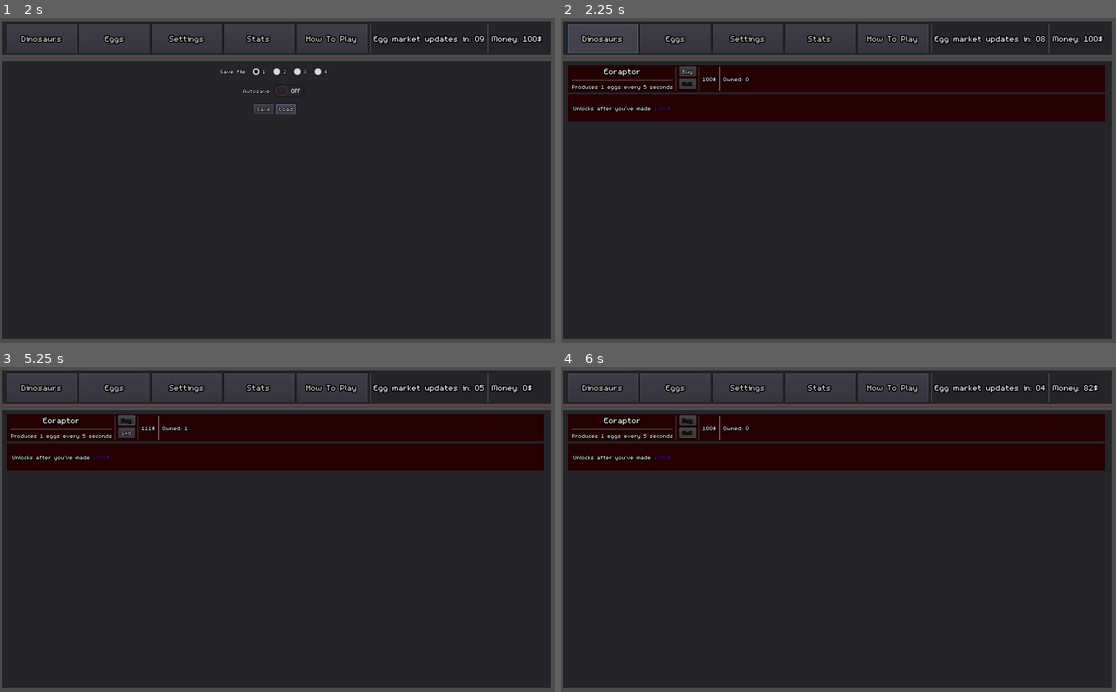
Above: before the commit, frames 1-4 (two rows, left to right).
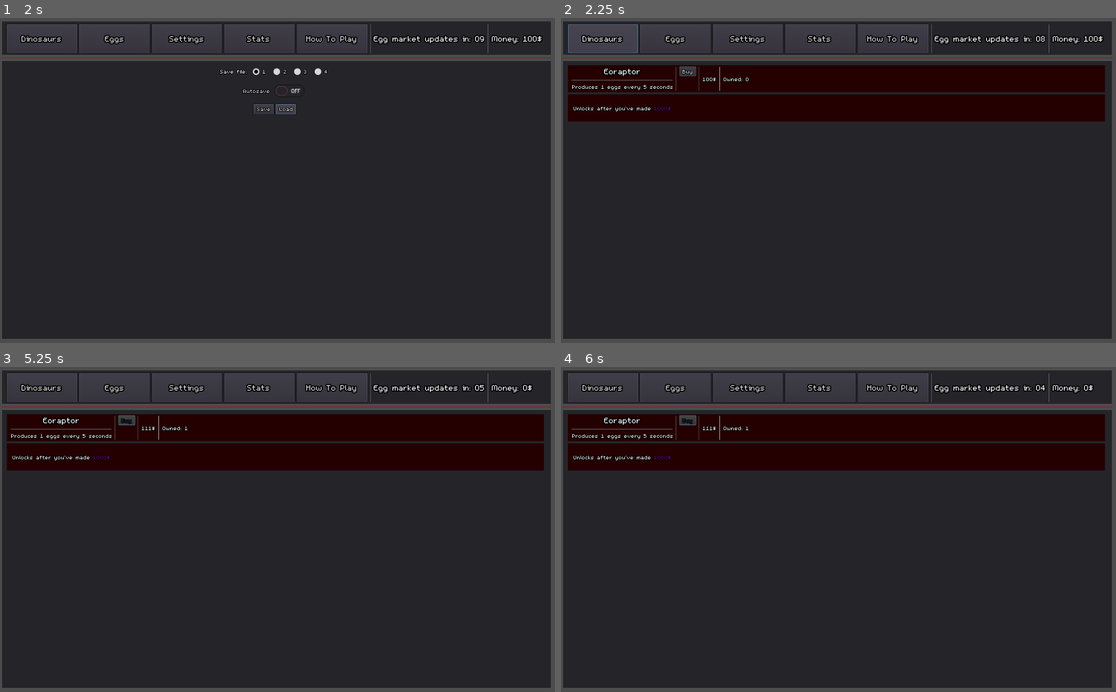
Above: after the commit, the same moments.

Repository: redaloe/dino-farmer
Game: Godot game, scene res://Main.tscn
The game is run twice, just before and just after one commit, with the same random seed, the same clock (stepped at 60 frames per second) and the same inputs.
Inputs (mouse positions are in pixels of both pictures, inside the frame that each line leads up to):
- Up to frame 1 (2 s): click "Save" at 0.5 s; click "Load" at 1.25 s
- Up to frame 2 (2.25 s): click "Dinosaurs" at 2 s
- Up to frame 3 (5.25 s): click "Eggs" at 2.75 s; click "Stats" at 3.5 s; click "Dinosaurs" at 4.25 s; click "Buy" at 5 s
- Up to frame 4 (6 s): click (688, 432) at 5.75 s, where only the run before the commit has a clickable "Sell"

Frame 1 is identical in both runs. In frame 2, less than 0.1% of the frame differs, in the area x 21-25%, y 18-22%; in frame 3, 0.1%; in frame 4, 0.2%, in the area x 21-97%, y 5-22%.

Commit message:
did some rebalancing and stuff. still not perfect but eh

Diff:
--- a/DinoPanel.tscn
+++ b/DinoPanel.tscn
@@ -97,6 +97,7 @@
 text = "Buy"
 
 [node name="Sell" type="Button" parent="Panel/HBoxContainer/VBoxContainer2"]
+visible = false
 margin_top = 23.0
 margin_right = 30.0
 margin_bottom = 42.0
--- a/Main.gd
+++ b/Main.gd
@@ -26,10 +26,12 @@
 	Game.money=r[starter_dino]["price"]
 	add_dino_button(starter_dino)
 	create_unknown_panel()
+	#load_game()
 
 
 # Called every frame. 'delta' is the elapsed time since the previous frame.
 func _process(_delta):
+
 	money_label.text="Money: "+visually_pleasing(floor(Game.money))
 	timer_label.text="Egg market updates in: %02d" % ($MarketTimer.time_left+1)
 	update_stats()
@@ -93,7 +95,7 @@
 	print(button)
 	if !(s.open("res://save%s.sav"%button, File.WRITE)):
 		var save_data=[Game.dinos,Game.eggs,Game.money,Game.market,Game.stats,Game.dino_prices]
-		print(save_data)
+		print("saving")
 		s.store_var(save_data)
 		s.close()
 	else:
@@ -104,7 +106,7 @@
 	var button=get_node("MainScreen/MarginContainer2/Panel/VBoxContainer/ScrollContainer/Settings/HBoxContainer2/1").group.get_pressed_button().name
 	if !(s.open("res://save%s.sav"%button, File.READ)):
 		var a=s.get_var()
-		print(a)
+		print("loading")
 		for dino in a[0]:
 			if !(dino in Game.dinos):
 				add_dino_button(dino)
--- a/Main.tscn
+++ b/Main.tscn
@@ -226,7 +226,9 @@
 margin_left = 52.0
 margin_right = 86.0
 margin_bottom = 24.0
+focus_mode = 0
 pressed = true
+enabled_focus_mode = 0
 group = SubResource( 5 )
 text = "1"
 
@@ -234,6 +236,8 @@
 margin_left = 90.0
 margin_right = 124.0
 margin_bottom = 24.0
+focus_mode = 0
+enabled_focus_mode = 0
 group = SubResource( 5 )
 text = "2"
 
@@ -241,6 +245,8 @@
 margin_left = 128.0
 margin_right = 162.0
 margin_bottom = 24.0
+focus_mode = 0
+enabled_focus_mode = 0
 group = SubResource( 5 )
 text = "3"
 
@@ -248,6 +254,8 @@
 margin_left = 166.0
 margin_right = 200.0
 margin_bottom = 24.0
+focus_mode = 0
+enabled_focus_mode = 0
 group = SubResource( 5 )
 text = "4"
 
--- a/dinos.json
+++ b/dinos.json
@@ -9,12 +9,12 @@
 		"flags": []
 	},
 	"Plateosaurus": {
-		"price": 200,
+		"price": 350,
 		"unlock_price":1000,
 		"diet": "Herbivore",
 		"period": 2,
 		"clutch":1,
-		"egg_price": 7,
+		"egg_price": 10,
 		"flags": []
 	},
 	"Herrerasaurus": {
@@ -23,34 +23,34 @@
 		"diet": "Carnivore",
 		"period": 10,
 		"clutch":2,
-		"egg_price": 30,
+		"egg_price": 80,
 		"flags": []
 	},
 	"Triceratops": {
-		"price": 1000,
-		"unlock_price":5000,
+		"price": 2500,
+		"unlock_price":10000,
 		"diet": "Carnivore",
-		"period": 60,
-		"clutch":1,
-		"egg_price": 500,
+		"period": 1,
+		"clutch":2,
+		"egg_price": 18,
 		"flags": []
 	},
 	"Stegosaurus": {
-		"price": 10000,
+		"price": 5000,
 		"unlock_price":25000,
 		"diet": "Carnivore",
 		"period": 5,
-		"clutch":1,
-		"egg_price": 100,
+		"clutch":2,
+		"egg_price": 200,
 		"flags": []
 	},
 	"Velociraptor": {
 		"price": 10000,
 		"unlock_price":50000,
 		"diet": "Carnivore",
-		"period": 60,
-		"clutch":10,
-		"egg_price": 100,
+		"period": 120,
+		"clutch":20,
+		"egg_price": 1000,
 		"flags": []
 	}
 }
--- a/project.godot
+++ b/project.godot
@@ -23,8 +23,13 @@
 window/stretch/mode="2d"
 window/stretch/aspect="keep"
 
+[global]
+
+theme=false
+
 [gui]
 
+theme/custom="res://theme.tres"
 theme/custom_font="res://text font.tres"
 
 [physics]
--- /dev/null
+++ b/theme.tres
@@ -0,0 +1,13 @@
+[gd_resource type="Theme" load_steps=4 format=2]
+
+[ext_resource path="res://text font.tres" type="DynamicFont" id=1]
+[ext_resource path="res://m5x7.ttf" type="DynamicFontData" id=2]
+
+[sub_resource type="DynamicFont" id=1]
+use_mipmaps = true
+use_filter = true
+font_data = ExtResource( 2 )
+
+[resource]
+default_font = ExtResource( 1 )
+TooltipLabel/fonts/font = SubResource( 1 )
